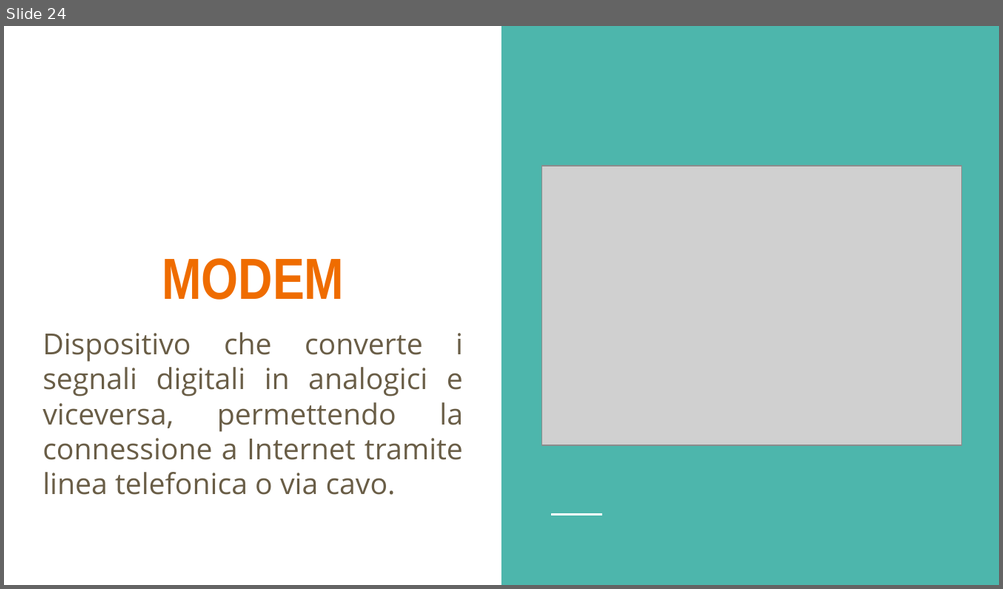
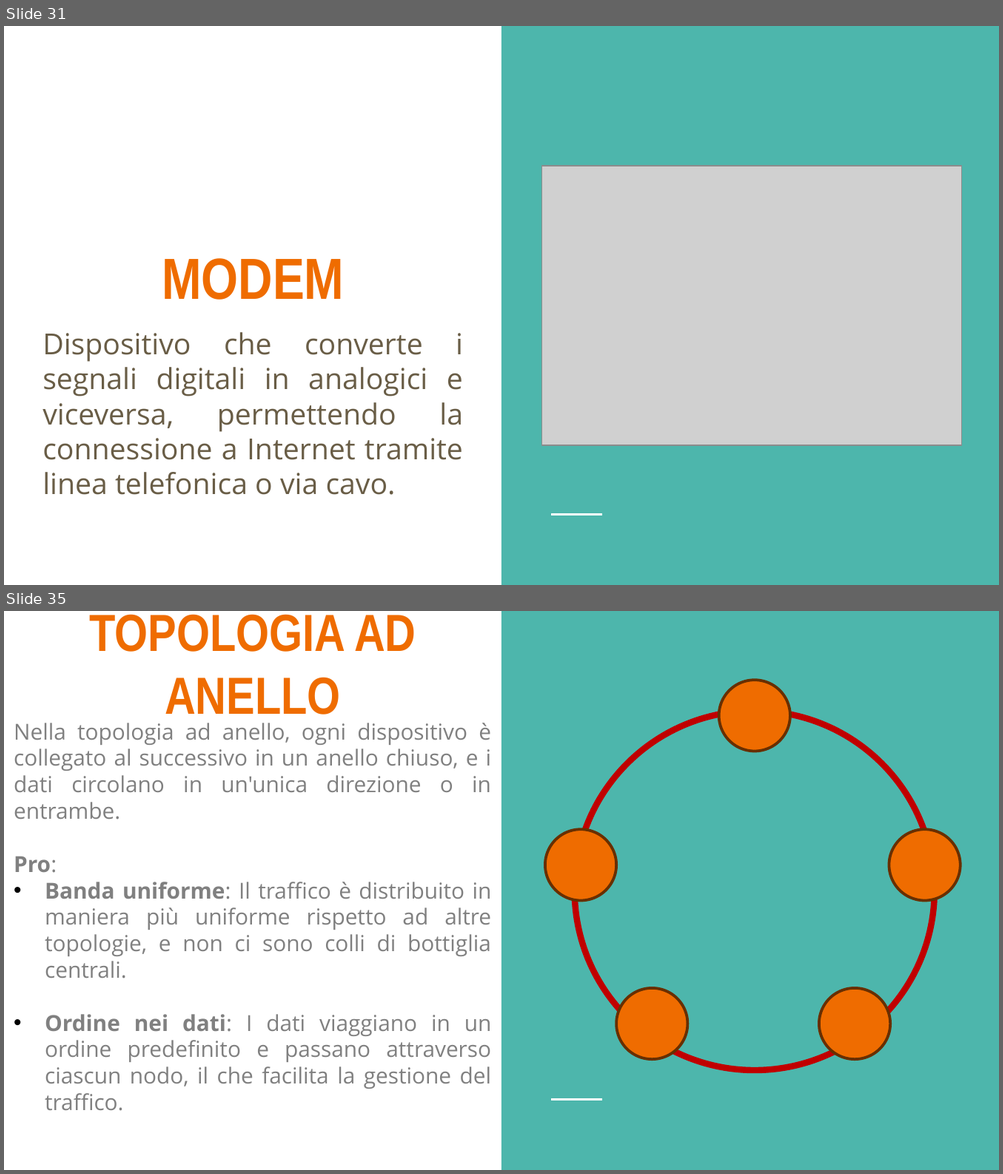
Before and after one commit to LeleCazza/LeleCazza.github.io, a slide deck: reti_informatiche/materiale/lezione_1_reti_introduzione.pptx. Shown one above the other, each under a label of ours: slide 24 before the commit, slides 31 and 35 after it; the slides between them are not shown. The pictures are 1003x589 and 1003x1174 pixels, drawn with LibreOffice and Linux fonts; fonts in the diff are those of the drawing; grey boxes stand for pictures. Boxes give left, top, right and bottom in pixels: in the first picture for what was removed or moved away, otherwise in the second. Text is boxed around its words. In the diff, an @@ line names an element or a change of style, - is before the commit and + after.

```diff
--- a/reti_informatiche/materiale/lezione_1_reti_introduzione.pptx
+++ b/reti_informatiche/materiale/lezione_1_reti_introduzione.pptx
@@ slide 35 added at (4, 611, 999, 1170), background #FFFFFF; not listed: 2 template elements that a slide beside it also shows @@
@@ title added at (89, 614, 415, 723), 37.8 pt, text #EF6C00, bold @@
+TOPOLOGIA AD ANELLO
@@ ellipse added at (719, 680, 791, 752), fill #EF6C00, outline #692F00 2 pt @@
@@ ellipse added at (574, 710, 934, 1071), outline #C00000 4.5 pt @@
@@ text added at (14, 723, 492, 1111), 16 pt, text #808080 @@
+Nella topologia ad anello, ogni dispositivo è collegato al successivo in un anello chiuso, e i dati circolano in un'unica direzione o in entrambe.
+Pro:
+• Banda uniforme: Il traffico è distribuito in maniera più uniforme rispetto ad altre topologie, e non ci sono colli di bottiglia centrali.
+• Ordine nei dati: I dati viaggiano in un ordine predefinito e passano attraverso ciascun nodo, il che facilita la gestione del traffico.
@@ ellipse added at (545, 830, 617, 901), fill #EF6C00, outline #692F00 2 pt @@
@@ ellipse added at (889, 830, 961, 901), fill #EF6C00, outline #692F00 2 pt @@
@@ ellipse added at (616, 988, 687, 1059), fill #EF6C00, outline #692F00 2 pt @@
@@ ellipse added at (819, 988, 891, 1059), fill #EF6C00, outline #692F00 2 pt @@
@@ what was slide 24 is now slide 31 @@
```
Also in this commit, not shown: 2 slides changed, 14 other slides added, 3 slides removed, 1 other file.
